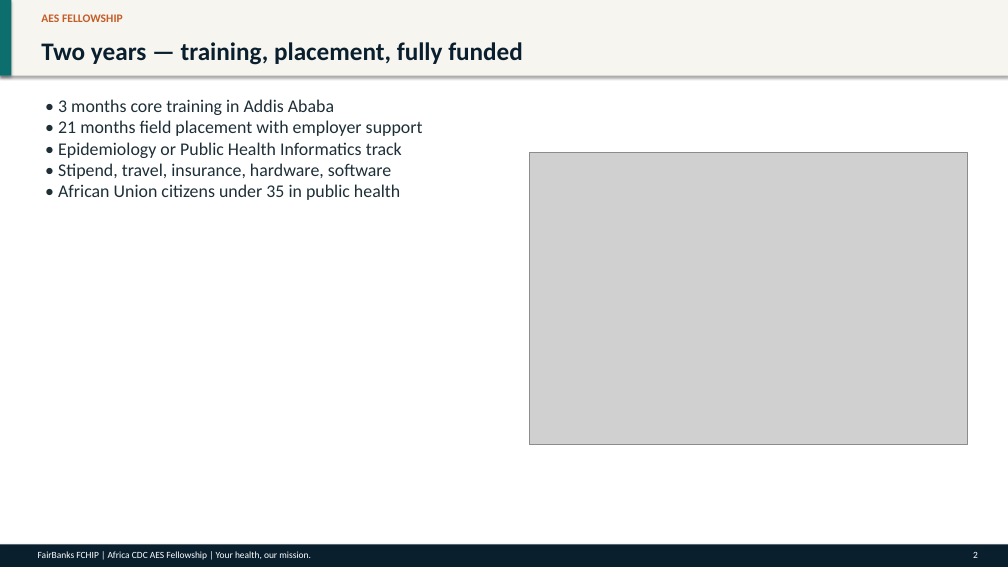
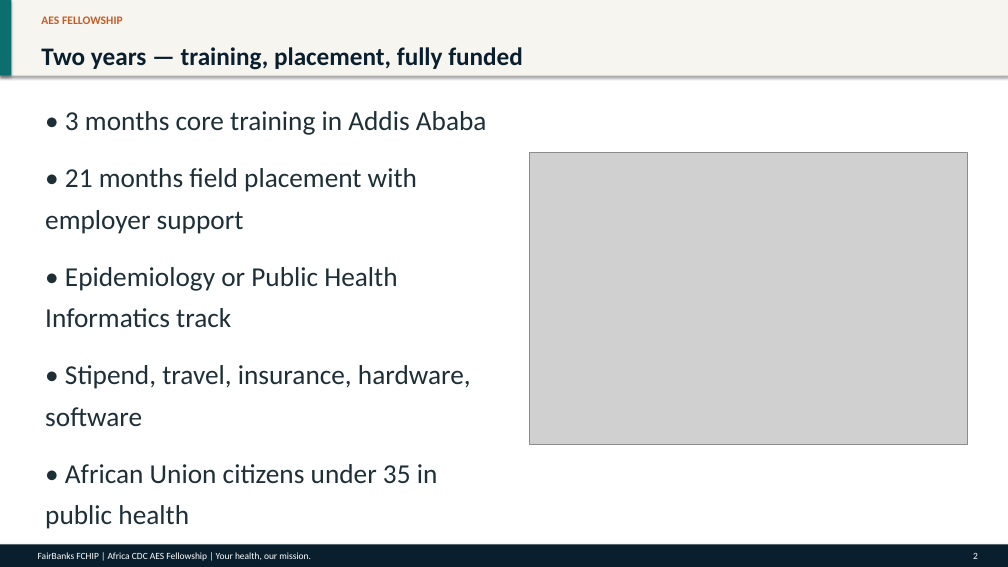
Before and after one commit to WASSWA2624/fairbanks, a slide deck: slide 2 of applications/africa-cdc/documents/africa-cdc_ppt.pptx. Drawn at 1008x567 pixels with LibreOffice and Linux fonts; fonts in the diff are those of the drawing; grey boxes stand for pictures. Boxes give left, top, right and bottom in pixels: in the first picture for what was removed or moved away, otherwise in the second. Text is boxed around its words. In the diff, an @@ line names an element or a change of style, - is before the commit and + after.

Commit message:
Enhance PowerPoint generation scripts across multiple applications by introducing balanced text box sizing and vertical alignment for improved readability. Update font sizes for various text elements to ensure consistency and clarity in presentations. Adjust document formatting rules to align with project branding and enhance overall presentation quality.

```diff
--- a/applications/africa-cdc/documents/africa-cdc_ppt.pptx
+++ b/applications/africa-cdc/documents/africa-cdc_ppt.pptx
@@ text "AES FELLOWSHIP" at [41,16,123,24]: line spacing 1 to 1.15; more space between paragraphs @@
@@ text "Two years — training, placement, ..." at [41,47,523,70]: line spacing 1 to 1.15; more space between paragraphs @@
@@ text at [45,111,487,484]: text changed; size 17 to 26 pt @@
-• 3 months core training in Addis Ababa
-• 21 months field placement with employer support
-• Epidemiology or Public Health Informatics track
-• Stipend, travel, insurance, hardware, software
-• African Union citizens under 35 in public health
+• 3 months core training in Addis Ababa
+• 21 months field placement with employer support
+• Epidemiology or Public Health Informatics track
+• Stipend, travel, insurance, hardware, software
+• African Union citizens under 35 in public health
```
Also in this commit, not shown: 9 other slides changed, 50 other files.
